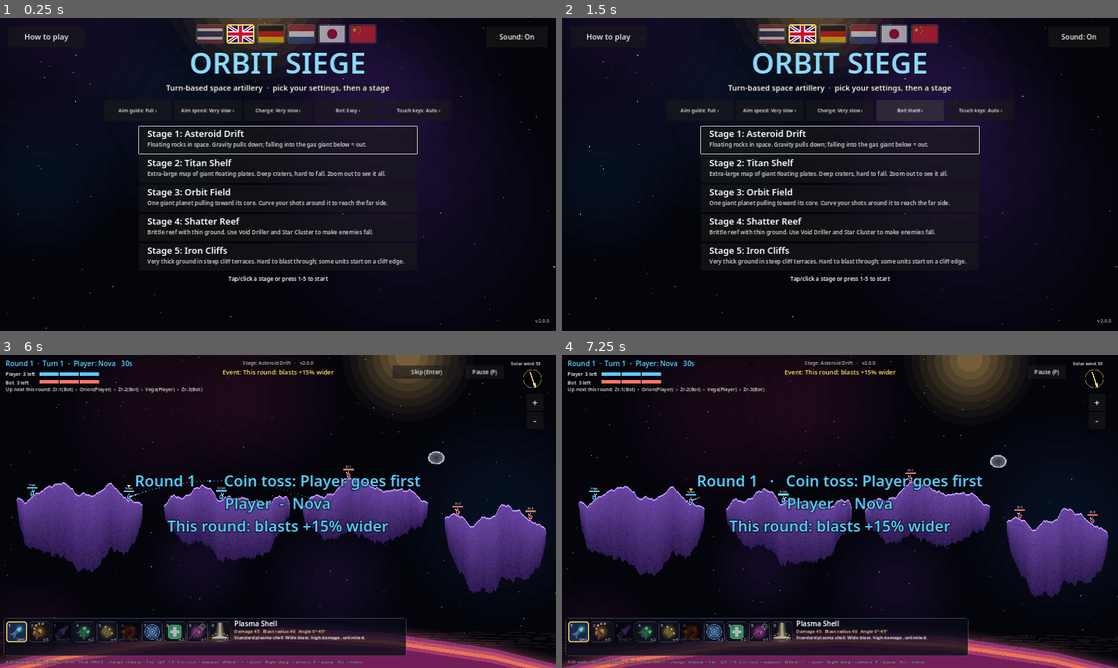
Above: before the commit, frames 1-4 (two rows, left to right).
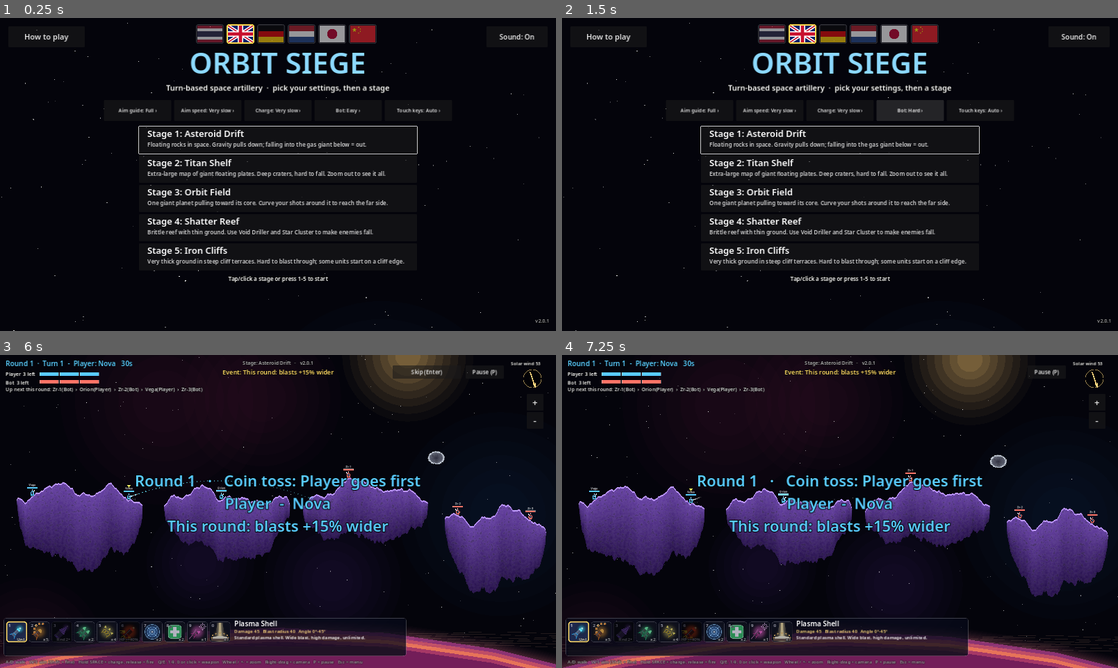
Above: after the commit, the same moments.

Repository: Pid924/OrbitSiege
Game: Godot game, scene res://scenes/menu.tscn
Same seed, same stepped clock (60 frames per second), same inputs: the game is played once before the commit and once after it.
Inputs:
- Up to frame 1 (0.25 s): no input
- Up to frame 2 (1.5 s): click "Bot: Easy ›" at 0.5 s; click "Bot: Normal ›" at 1.25 s
- Up to frame 3 (6 s): click "Stage 1: Asteroid Drift" at 2 s; click "Stage 1: Asteroid Drift" at 2.75 s; click "Don't show before matches aga…" at 3.5 s; click "Don't show before matches aga…" at 4.25 s; click "Don't show before matches aga…" at 5 s; click "Start" at 5.75 s
- Up to frame 4 (7.25 s): click "Skip (Enter)" at 6.5 s

The runs differ from the first frame. In frame 1, 11% of the frame differs, in the area x 0-100%, y 0-100%; in frame 2, 11%; in frame 3, less than 0.1%; in frame 4, less than 0.1%.

Commit message:
2.0.1: fill wide phone screens (aspect expand + screen-fit UI), iOS home-screen full screen
Co-Authored-By: Claude Opus 5.5 <noreply@anthropic.com>
Claude-Session: https://claude.ai/code/session_01Lo9zaQgDYn7BjieRUw61Dn

Diff:
--- a/project.godot
+++ b/project.godot
@@ -5,7 +5,7 @@
 
 config/name="Orbit Siege"
 config/description="Turn-based space artillery prototype."
-config/version="2.0.0"
+config/version="2.0.1"
 config/icon="res://icon.png"
 run/main_scene="res://scenes/menu.tscn"
 config/features=PackedStringArray("4.2", "GL Compatibility")
@@ -19,7 +19,7 @@
 window/size/viewport_width=1600
 window/size/viewport_height=900
 window/stretch/mode="canvas_items"
-window/stretch/aspect="keep"
+window/stretch/aspect="expand"
 
 [gui]
 
--- a/scripts/game/game_settings.gd
+++ b/scripts/game/game_settings.gd
@@ -38,7 +38,7 @@
 
 ## How much of the predicted flight path the human player sees, in seconds of flight.
 const GUIDE_OPTIONS := [["ปิด", 0.0], ["สั้น", 0.35], ["กลาง", 0.9], ["ยาว", 2.0], ["เต็มเส้น", 12.0]]
-const VERSION := "2.0.0"
+const VERSION := "2.0.1"
 
 ## [label, seconds to fill the charge bar] for the human player.
 const CHARGE_OPTIONS := [["ช้ามาก", 5.0], ["ช้า", 3.6], ["ปกติ", 2.6], ["เร็ว", 1.6]]
--- a/scripts/ui/how_to_play.gd
+++ b/scripts/ui/how_to_play.gd
@@ -40,6 +40,7 @@
 
 func build(button_text: String) -> void:
 	size = Vector2(1600, 900)
+	set_meta("fit_center", true)  # a dense page: keep it together, centred
 	var bg := ColorRect.new()
 	bg.color = Color(0.02, 0.03, 0.08, 1.0)
 	bg.size = size
--- a/scripts/ui/hud.gd
+++ b/scripts/ui/hud.gd
@@ -7,6 +7,7 @@
 const L := preload("res://scripts/game/i18n.gd")
 const TouchControls := preload("res://scripts/ui/touch_controls.gd")
 const PauseMenu := preload("res://scripts/ui/pause_menu.gd")
+const ScreenFit := preload("res://scripts/ui/screen_fit.gd")
 
 const CARD_SIZE := Vector2(60, 60)
 const PANEL_WIDTH := 1160.0
@@ -99,6 +100,7 @@
 
 
 func _ready() -> void:
+	add_child(ScreenFit.new())  # wide phones / tablets: UI follows the screen edges
 	touch = GameSettings.use_touch()
 	info = _label(Vector2(16, 10), 20)
 	teams_label = _label(Vector2(16, 44), 14)
--- a/scripts/ui/menu.gd
+++ b/scripts/ui/menu.gd
@@ -6,6 +6,7 @@
 const HowToPlay := preload("res://scripts/ui/how_to_play.gd")
 const L := preload("res://scripts/game/i18n.gd")
 const Sfx := preload("res://scripts/game/sfx.gd")
+const ScreenFit := preload("res://scripts/ui/screen_fit.gd")
 
 var guide_button: Button
 var bot_button: Button
@@ -31,10 +32,11 @@
 	rng.randomize()
 	var stars := Starfield.new()
 	add_child(stars)
-	stars.generate(rng)
+	stars.generate(rng, Vector2(3200, 1800))  # also covers wide and tall screens
 
 	ui = CanvasLayer.new()
 	add_child(ui)
+	ui.add_child(ScreenFit.new())
 	var title := _label("ORBIT SIEGE", Vector2(0, 70), 84)
 	title.add_theme_color_override("font_color", Color(0.55, 0.85, 1.0))
 	ui.add_child(title)
@@ -196,6 +198,7 @@
 	var b := Button.new()
 	b.position = pos
 	b.size = Vector2(194, 60)
+	b.set_meta("fit_mid", true)  # the settings row stays together on wide screens
 	b.focus_mode = Control.FOCUS_NONE
 	b.add_theme_font_size_override("font_size", 15 if L.lang == "th" else 14)
 	return b
--- /dev/null
+++ b/scripts/ui/screen_fit.gd
@@ -0,0 +1,89 @@
+extends Node
+## Lets the UI fill any screen shape. The game uses stretch aspect "expand": the screen is at
+## least 1600x900 canvas units and wider phones (iPhone ~2.17:1) or taller tablets get more.
+## Every UI piece is laid out for 1600x900; this node, added under a CanvasLayer, moves each
+## top-level control to the edge or middle it belongs to and keeps clear of the iPhone notch.
+##
+## Rules for each control under the layer (and inside full-screen containers):
+## - full-screen (1600x900) controls grow to the screen and their children are fitted too;
+##   with meta "fit_center" their children just move with the screen middle (dense grids).
+## - full-width controls (1600 wide) grow in width.
+## - meta "fit_mid" keeps a control with the screen middle (rows that belong together).
+## - others keep their distance to the nearest third: left, middle or right (same for y).
+
+const BASE := Vector2(1600, 900)
+
+var _pending := false
+
+
+func _ready() -> void:
+	get_viewport().size_changed.connect(refit)
+	get_tree().node_added.connect(func(n):
+		if n is Control and get_parent().is_ancestor_of(n):
+			refit())
+	refit()
+
+
+func refit() -> void:
+	if _pending:
+		return
+	_pending = true
+	_apply_deferred.call_deferred()
+
+
+func _apply_deferred() -> void:
+	_pending = false
+	if not is_inside_tree():
+		return
+	var screen := get_viewport().get_visible_rect().size
+	_fit(get_parent(), screen, _safe_margins(screen), false)
+
+
+func _fit(root: Node, screen: Vector2, safe: Vector2, center: bool) -> void:
+	var extra := screen - BASE
+	for c in root.get_children():
+		if not c is Control:
+			continue
+		if not c.has_meta("fit_base"):
+			c.set_meta("fit_base", Rect2(c.position, c.size))
+		var base: Rect2 = c.get_meta("fit_base")
+		if base.size.x >= BASE.x and base.size.y >= BASE.y:
+			c.position = Vector2.ZERO
+			c.size = screen
+			_fit(c, screen, safe, c.has_meta("fit_center"))
+			continue
+		var pos := base.position
+		if center:
+			c.position = pos + extra / 2.0
+			continue
+		if base.size.x >= BASE.x:
+			pos.x = 0.0
+			c.size.x = screen.x
+		else:
+			var cx := pos.x + base.size.x / 2.0
+			if c.has_meta("fit_mid"):
+				pos.x += extra.x / 2.0
+			elif cx < BASE.x / 3.0:
+				pos.x += safe.x
+			elif cx > BASE.x * 2.0 / 3.0:
+				pos.x += extra.x - safe.y
+			else:
+				pos.x += extra.x / 2.0
+		var cy := pos.y + base.size.y / 2.0
+		if cy > BASE.y * 2.0 / 3.0:
+			pos.y += extra.y
+		elif cy > BASE.y / 3.0:
+			pos.y += extra.y / 2.0
+		c.position = pos
+
+
+## Notch / rounded-corner insets (left, right) in canvas units; zero outside a browser.
+static func _safe_margins(screen: Vector2) -> Vector2:
+	if not OS.has_feature("web"):
+		return Vector2.ZERO
+	var raw = JavaScriptBridge.eval("(function(){var d=document.createElement('div');d.style.cssText='position:fixed;visibility:hidden;padding-left:env(safe-area-inset-left);padding-right:env(safe-area-inset-right)';document.body.appendChild(d);var s=getComputedStyle(d);var r=[parseFloat(s.paddingLeft)||0,parseFloat(s.paddingRight)||0,window.innerWidth||1];d.remove();return r.join(',');})()", true)
+	var parts := str(raw).split(",")
+	if parts.size() < 3:
+		return Vector2.ZERO
+	var scale := screen.x / maxf(1.0, parts[2].to_float())
+	return Vector2(parts[0].to_float(), parts[1].to_float()) * scale
--- a/scripts/ui/touch_controls.gd
+++ b/scripts/ui/touch_controls.gd
@@ -104,6 +104,7 @@
 	picker = ColorRect.new()
 	picker.color = Color(0, 0, 0, 0.6)
 	picker.size = Vector2(1600, 900)
+	picker.set_meta("fit_center", true)  # keep the card grid together on wide screens
 	picker.visible = false
 	picker.gui_input.connect(func(e):
 		if e is InputEventMouseButton and e.pressed:
Not shown, changed: export_presets.cfg
Not shown, changed: CHANGELOG.md
Not shown, changed: docs/index.pck
